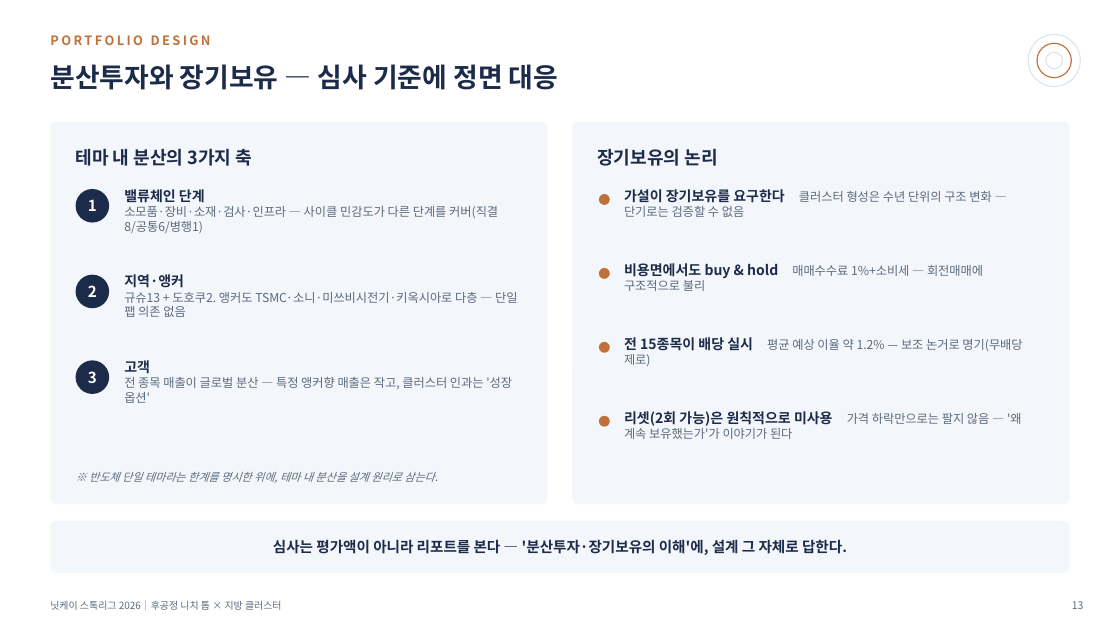
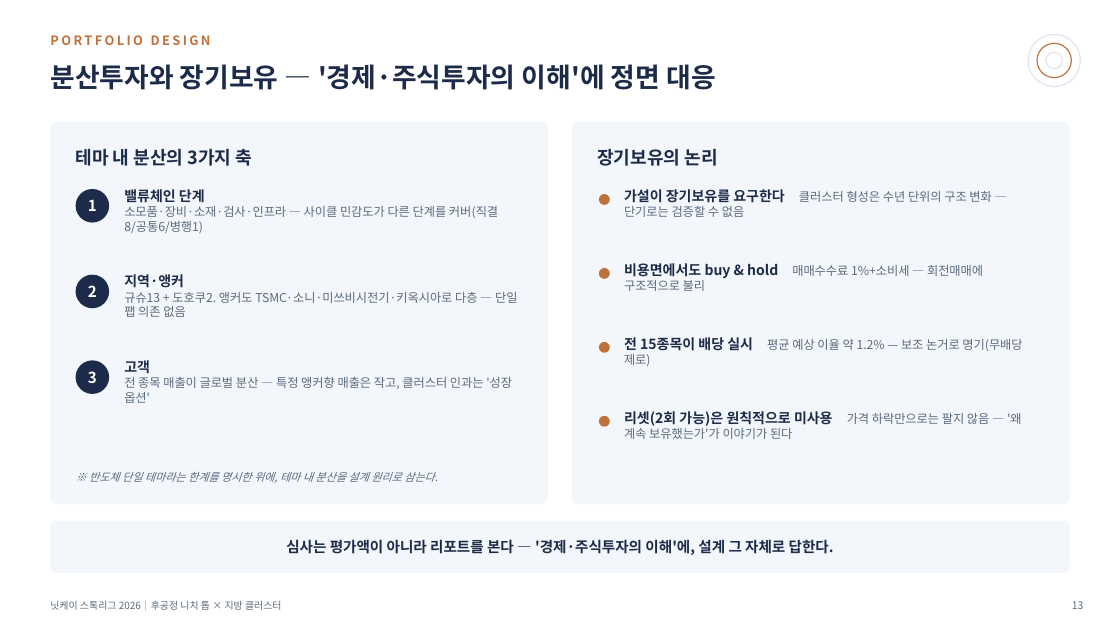
Before and after one commit to RenatusAuctor/nikkei-stock-league, a slide deck: slide 13 of 닛케이스톡리그_성과보고_한국어.pptx. Drawn at 1120x630 pixels with LibreOffice and Linux fonts; fonts in the diff are those of the drawing. Boxes give left, top, right and bottom in pixels: in the first picture for what was removed or moved away, otherwise in the second. Text is boxed around its words. In the diff, an @@ line names an element or a change of style, - is before the commit and + after.

```diff
--- a/닛케이스톡리그_성과보고_한국어.pptx
+++ b/닛케이스톡리그_성과보고_한국어.pptx
@@ text at (x1=50, y1=64, x2=715, y2=90): text changed @@
-분산투자와 장기보유 — 심사 기준에 정면 대응
+분산투자와 장기보유 — '경제·주식투자의 이해'에 정면 대응
@@ text at (x1=286, y1=539, x2=834, y2=555): text changed @@
-심사는 평가액이 아니라 리포트를 본다 — '분산투자·장기보유의 이해'에, 설계 그 자체로 답한다.
+심사는 평가액이 아니라 리포트를 본다 — '경제·주식투자의 이해'에, 설계 그 자체로 답한다.
```
Also in this commit, not shown: 3 other slides changed, 4 other files.
